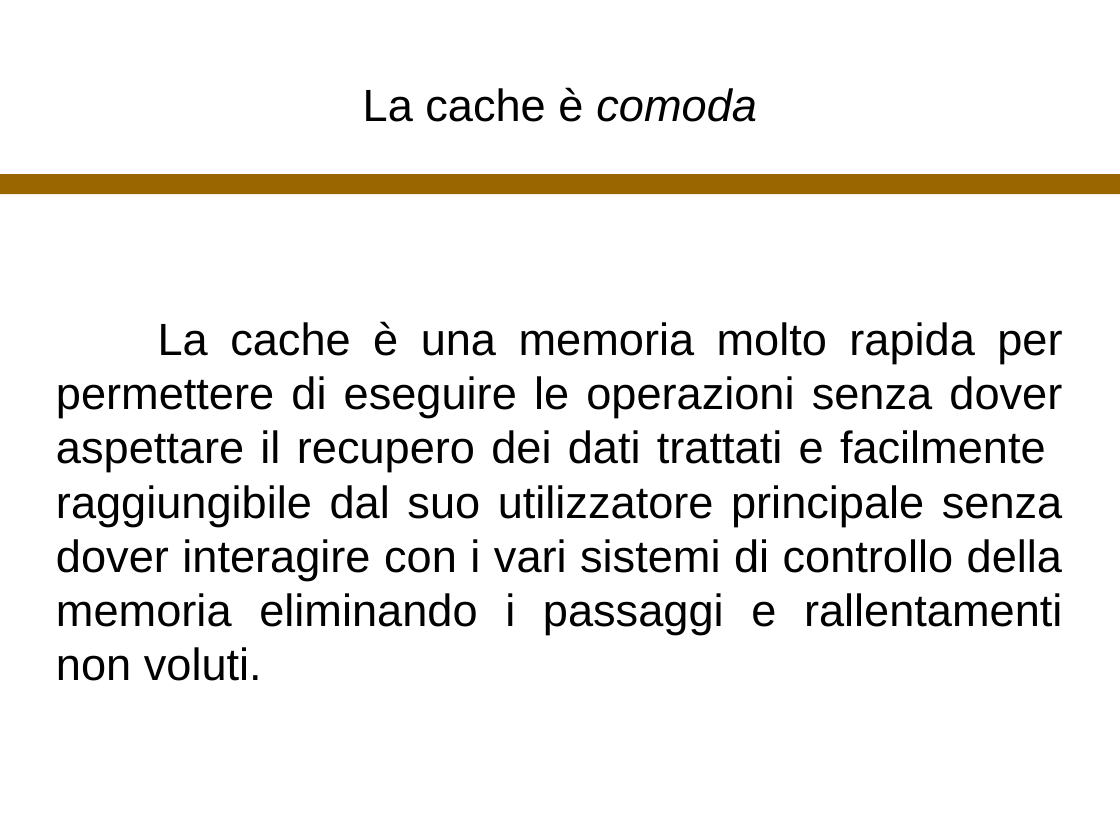
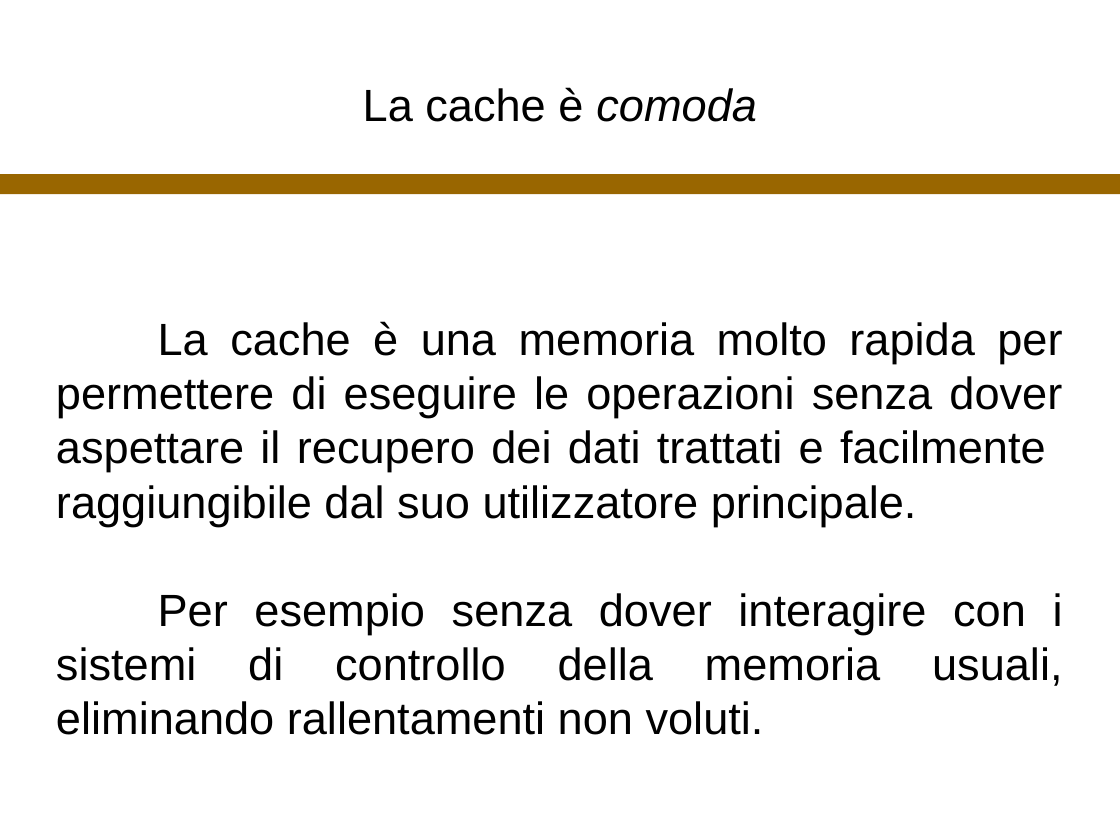
Before and after one commit to ozbaenyk/CorsoCS2019_bennic, a slide deck: slide 3 of Cache2019_bennic.odp. Drawn at 1120x840 pixels with LibreOffice and Linux fonts; fonts in the diff are those of the drawing. Boxes give left, top, right and bottom in pixels: in the first picture for what was removed or moved away, otherwise in the second. Text is boxed around its words. In the diff, an @@ line names an element or a change of style, - is before the commit and + after.

```diff
--- a/Cache2019_bennic.odp
+++ b/Cache2019_bennic.odp
@@ subtitle at (56,321,1063,735): text changed @@
-La cache è una memoria molto rapida per permettere di eseguire le operazioni senza dover aspettare il recupero dei dati trattati e facilmente raggiungibile dal suo utilizzatore principale senza dover interagire con i vari sistemi di controllo della memoria eliminando i passaggi e rallentamenti non voluti.
+La cache è una memoria molto rapida per permettere di eseguire le operazioni senza dover aspettare il recupero dei dati trattati e facilmente raggiungibile dal suo utilizzatore principale.
+Per esempio senza dover interagire con i sistemi di controllo della memoria usuali, eliminando rallentamenti non voluti.
```
Also in this commit, not shown: 12 other slides changed, 1 other file.
